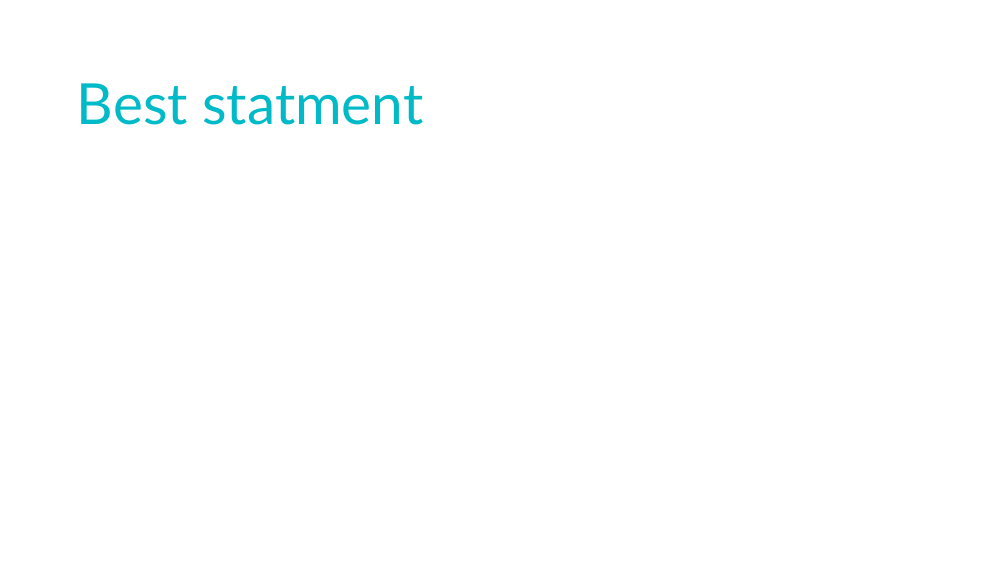
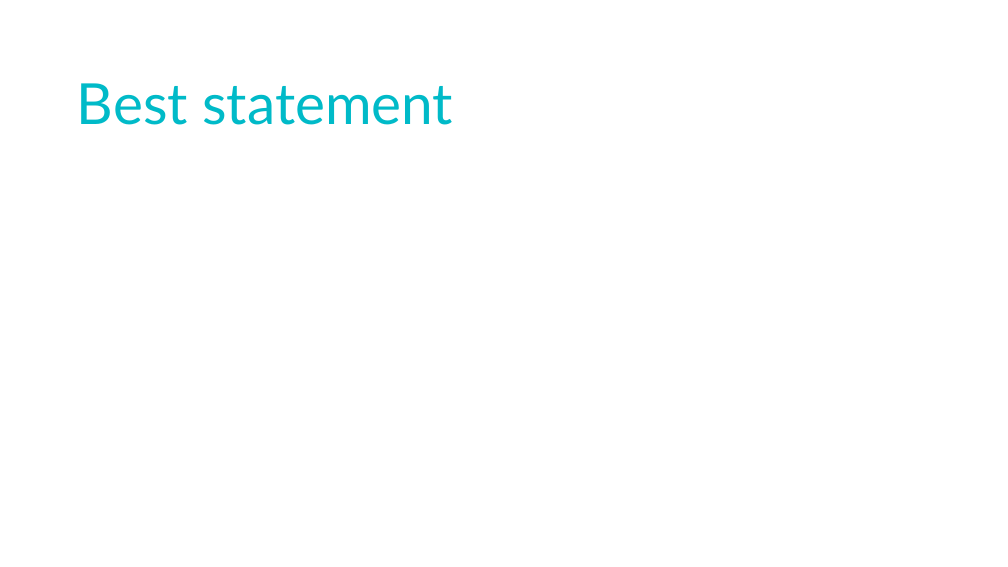
Before and after one commit to KingShampoo/MuseamDataBase, a slide deck: slide 9 of CS 3700 PP.pptx (slide 8 before the commit). Drawn at 1008x567 pixels with LibreOffice and Linux fonts; fonts in the diff are those of the drawing. Boxes give left, top, right and bottom in pixels: in the first picture for what was removed or moved away, otherwise in the second. Text is boxed around its words. In the diff, an @@ line names an element or a change of style, - is before the commit and + after.

```diff
--- a/CS 3700 PP.pptx
+++ b/CS 3700 PP.pptx
@@ title at (x1=77, y1=83, x2=453, y2=125): text changed @@
-Best statment
+Best statement
```
Also in this commit, not shown: 4 other slides changed, 4 slides added, 2 slides removed, 1 other file.
